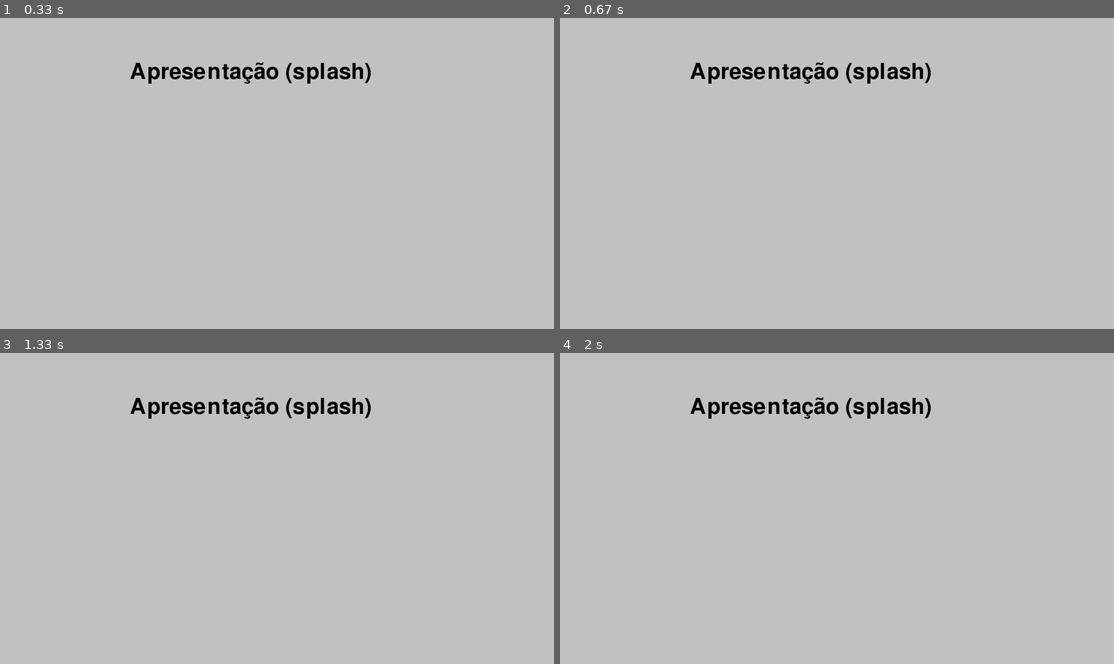
Above: before the commit, frames 1-4 (two rows, left to right).
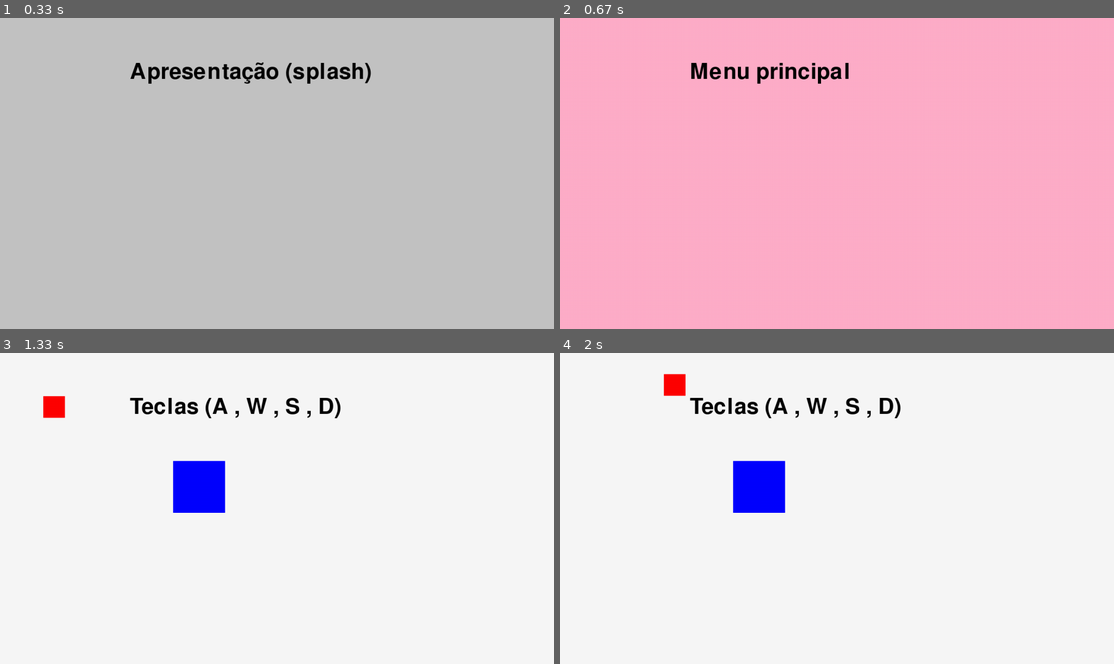
Above: after the commit, the same moments.

Repository: joabe-nonato/base_pygame
Game: pygame game, started from src/main.py
Two runs of this game, one before a commit and one after it. Both use one fixed random seed, a clock stepped at 60 frames per second and the inputs below.
Inputs:
- Up to frame 1 (0.33 s): no input
- Up to frame 2 (0.67 s): tap Enter at 0.33 s
- Up to frame 3 (1.33 s): tap Keypad Enter at 0.67 s; tap Enter at 1 s
- Up to frame 4 (2 s): hold D 1.33-1.8 s; hold W from 1.83 s (still down)

Frame 1 is identical in both runs. In frame 2, 100% of the frame differs, in the area x 0-100%, y 0-100%; in frame 3, 100%; in frame 4, 100%.

Commit message:
melhorias, fix teclado, add colisão

Diff:
--- a/src/entities/base.py
+++ b/src/entities/base.py
@@ -3,10 +3,14 @@
 #--------------------------------------------
 class basic:
     def __init__(self):
-        self.x = 0
-        self.y = 0
-        self.h = 0
-        self.w = 0
+        self.origem_x = 0
+        self.origem_y = 0
+        self.origem_h = 0
+        self.origem_w = 0
+        self.destino_x = 0
+        self.destino_y = 0
+        self.destino_h = 0
+        self.destino_w = 0
 
 class entrada:
     def __init__(self):
--- a/src/entities/player_game.py
+++ b/src/entities/player_game.py
@@ -5,6 +5,7 @@
     def __init__(self, idp):
         super().__init__()
         self.id = idp
+        self.eventos = None
         self.cor_fundo = None
         self.pulo = None
         self.player_pos = None
--- a/src/entities/principal.py
+++ b/src/entities/principal.py
@@ -1,10 +1,10 @@
 #src\entities\principal
-import os
+from systems.helpers import escrever, desenhar_simples
 
 class Game:
     def __init__(self, pg):
         pg.init()
-        self.evento = 0
+        self.evento_atual = 0
         self.screen = None
         self.clock = None
         self.running = True
@@ -13,73 +13,49 @@
         self.local_imagens = None
         self.liberado = True
         self.key_click = False
+        self.player01 = None
+        self.entrada_eventos = None
 
-    def ciclou(self, pg):
-        for evento in pg.event.get():
+    def proximo_evento(self, pg, proximo):
+        for evento in self.entrada_eventos:
             # O KEYDOWN só acontece UMA VEZ quando você aperta a tecla
             if evento.type == pg.KEYDOWN:
-                 if evento.key == pg.K_RETURN or evento.key == pg.K_KP_ENTER:
-                    return True
-        return False
-
-    def Escrever(self, pg, texto):
-        font = pg.font.Font(None, size=75)
-        escreve = font.render(texto, True, (0,0,0,))
-        self.screen.blit(escreve, (300,100))
+                if evento.key == pg.K_RETURN or evento.key == pg.K_KP_ENTER:
+                    self.evento_atual = proximo
+                    break
 
     def apresentacao(self, pg, largura, altura):
-        caminho = os.path.join(self.local_imagens,"apres.png")
-        imagem = pg.image.load(caminho).convert()
-        # recorte da imagem
-        imagem = pg.transform.scale(imagem, (largura, altura))
-        self.screen.blit(imagem, (0, 0))
-
-        self.Escrever(pg, "Apresentação (splash)")
-
-        self.key_click = self.ciclou(pg)
-
-        if self.key_click:
-            self.evento = 1 #princial
-            self.key_click = False
+        desenhar_simples(self, pg, "apres.png", 0, 0, largura, altura)
+        escrever(self.screen, pg, "Apresentação (splash)", 75, 300, 100)
+        self.proximo_evento(pg, 1)
 
     def principal(self, pg, largura, altura):
-        caminho = os.path.join(self.local_imagens,"intro.png")
-        imagem = pg.image.load(caminho).convert()
-        # recorte da imagem
-        imagem = pg.transform.scale(imagem, (largura, altura))
-        self.screen.blit(imagem, (0, 0))
-
-        self.Escrever(pg, "Menu principal")
-
-        self.key_click = self.ciclou(pg)
-
-        if self.key_click:
-            self.evento = 2 #SELEÇÃO
-            self.key_click = False
-
+        desenhar_simples(self, pg, "intro.png", 0, 0, largura, altura)
+        escrever(self.screen, pg, "Menu principal", 75, 300, 100)
+        self.proximo_evento(pg, 2)
 
     def selecao(self, pg, largura, altura):
-        caminho = os.path.join(self.local_imagens,"selec.png")
-        imagem = pg.image.load(caminho).convert()
-        # recorte da imagem
-        imagem = pg.transform.scale(imagem, (largura, altura))
-        self.screen.blit(imagem, (0, 0))
+        desenhar_simples(self, pg, "selec.png", 0, 0, largura, altura)
+        escrever(self.screen, pg, "Tela de Seleção", 75, 300, 100)
+        self.proximo_evento(pg, 3)
 
-        self.Escrever(pg, "Tela de Seleção")
+    def exemplo(self, pg, largura, altura):
+        desenhar_simples(self, pg, "exemp.png", 0, 0, largura, altura)
+        escrever(self.screen, pg, "Teclas (A , W , S , D) ", 75, 300, 100)
+        self.player01.entrada_eventos = self.entrada_eventos
+        if self.player01.player_pos == None:
+            # self.player01.player_pos = pg.Vector2(self.screen.get_width() / 2, (self.screen.get_width() / 2) / 2)
+            self.player01.player_pos = pg.Vector2(100, 100)
+        self.player01.Entradas(pg, self.dt)
 
-        self.key_click = self.ciclou(pg)
+        player = pg.Rect(self.player01.player_pos.x, self.player01.player_pos.y, 50, 50)
+        bloco = pg.Rect(400, 250, 120, 120)
+        pg.draw.rect(self.screen, (0, 0, 255), bloco)
 
-        if self.key_click:
-            self.evento = 99 #exemplo
-            self.key_click = False
+        colidiu = player.colliderect(bloco)
+        if colidiu:
+            pg.draw.rect(self.screen, (0, 255, 0), bloco)
+            self.player01.player_pos = pg.Vector2(100, 100)
+            # self.player01.player_pos = pg.Vector2(self.screen.get_width() / 2, (self.screen.get_width() / 2) / 2)
 
-    def exemplo(self, pg, ply, largura, altura):
-        caminho = os.path.join(self.local_imagens,"exemp.png")
-        imagem = pg.image.load(caminho).convert()
-        # recorte da imagem
-        imagem = pg.transform.scale(imagem, (largura, altura))
-        self.screen.blit(imagem, (0, 0))
-
-        self.Escrever(pg, "Exemplo")
-        pg.draw.circle(self.screen, ply.cor_fundo, ply.player_pos, 40)
-        ply.Entradas(pg, self.dt)
+        pg.draw.rect(self.screen, (self.player01.cor_fundo), player)
--- /dev/null
+++ b/src/systems/helpers.py
@@ -0,0 +1,23 @@
+import os
+from systems.settings import FPS, LOCAL_IMAGES, TELA_LARGURA, TELA_ALTURA, DEBUG
+
+def modo_debug(self, pg):
+    # if DEBUG:
+    #     draw rect
+    pass
+
+def escrever(screen, pg, texto, s, y, x):
+    font = pg.font.Font(None, size=s)
+    escreve = font.render(texto, True, (0,0,0,))
+    screen.blit(escreve, (y,x))
+
+def desenhar_simples(self, pg, imagem, y, x, w, h):
+    imagem = pg.image.load(os.path.join(self.local_imagens, imagem)).convert()
+    imagem = pg.transform.scale(imagem, (w, h))
+    self.screen.blit(imagem, (y, x))
+
+def desenhar_recorte(self, pg, imagem, oY, oX, oW, oH, d_Y, d_X, d_W, d_H):
+    imagem = pg.image.load(os.path.join(self.local_imagens, imagem)).convert()
+    imagem = pg.transform.scale(imagem, (oW, oH))
+    self.screen.blit(imagem, (oY, oX))
+    modo_debug()
--- a/src/systems/program.py
+++ b/src/systems/program.py
@@ -15,27 +15,24 @@
     game.screen = pygame.display.set_mode((TELA_LARGURA, TELA_ALTURA))
     game.clock = pygame.time.Clock()
 
-    player01 = player_base(0)
-    player01.player_pos = pygame.Vector2(game.screen.get_width() / 2, (game.screen.get_width() / 2) / 2)
-
-    # player02 = player_base(1)
-    # player02.player_pos = pygame.Vector2((game.screen.get_width() / 2) / 2, (game.screen.get_width() / 2) / 2)
+    game.player01 = player_base(0)
 
     while game.running:
         # poll for events
         # pygame.QUIT event means the user clicked X to close your window
-        for evento in pygame.event.get():
+        game.entrada_eventos = pygame.event.get()
+        for evento in game.entrada_eventos:
             if evento.type == pygame.QUIT:
                 game.running = False
+            if evento.type == pygame.KEYDOWN:
+                if evento.key == pygame.K_ESCAPE:
+                    game.running = False
 
-        if evento.type == pygame.KEYDOWN:
-            if evento.key == pygame.K_ESCAPE:
-                game.running = False
 
         # fill the screen with a color to wipe away anything from last frame
-        game.screen.fill("purple")
+        game.screen.fill((0,0,0))
 
-        match game.evento:
+        match game.evento_atual:
             case 0:
                 game.apresentacao(pygame, TELA_LARGURA, TELA_ALTURA)
             case 1:
@@ -43,9 +40,9 @@
             case 2:
                 game.selecao(pygame, TELA_LARGURA, TELA_ALTURA)
 
-            case 99:
-                game.exemplo(pygame,player01, TELA_LARGURA, TELA_ALTURA)
-                # game.exemplo(pygame,player01,pygame,player02, TELA_LARGURA, TELA_ALTURA)
+            case 3:
+                # SOMENTE EXEMPLO
+                game.exemplo(pygame, TELA_LARGURA, TELA_ALTURA)
 
         # flip() the display to put your work on screen
         pygame.display.flip()
